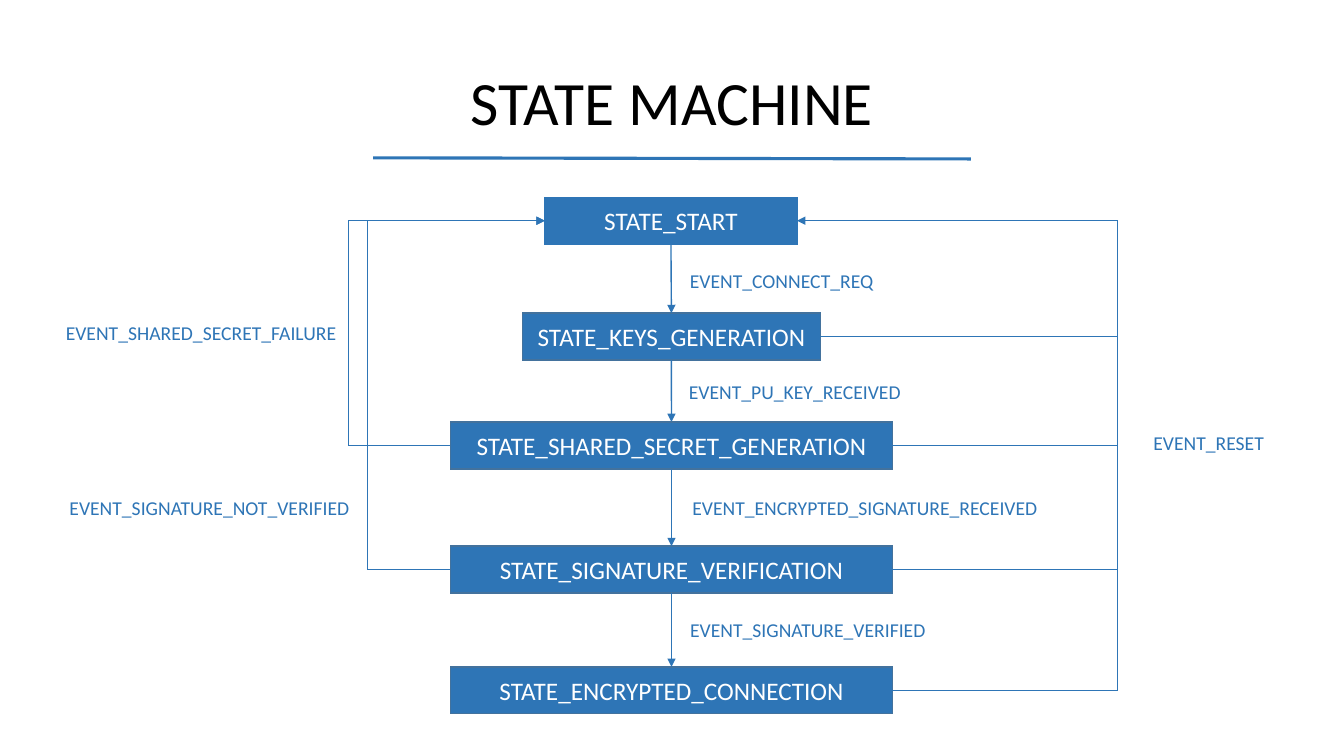
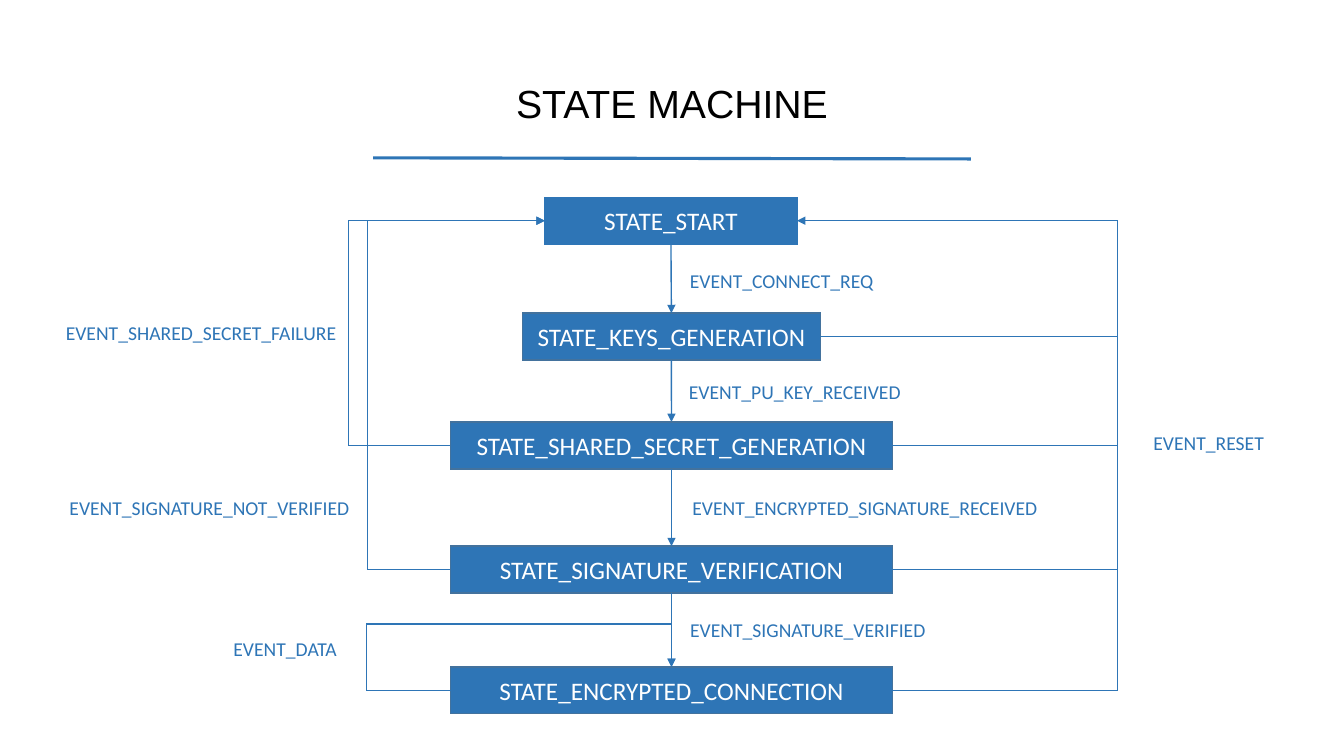
Before and after one commit to m-peko/SecureBLE, a slide deck: slide 6 of docs/SecureBLE.pptx. Drawn at 1344x756 pixels with LibreOffice and Linux fonts; fonts in the diff are those of the drawing. Boxes give left, top, right and bottom in pixels: in the first picture for what was removed or moved away, otherwise in the second. Text is boxed around its words. In the diff, an @@ line names an element or a change of style, - is before the commit and + after.

```diff
--- a/docs/SecureBLE.pptx
+++ b/docs/SecureBLE.pptx
@@ text "STATE MACHINE" at <box>516,90,828,119</box>: size 44 to 28 pt, font Calibri to Arial @@
@@ elbow arrow added from (451, 691) to (671, 667), #2E75B6 1 pt @@
@@ text added at <box>233,643,336,659</box>, 14 pt, text #2E75B6 @@
+EVENT_DATA
```
Also in this commit, not shown: 7 other slides changed, 4 slides added, 15 other files.
